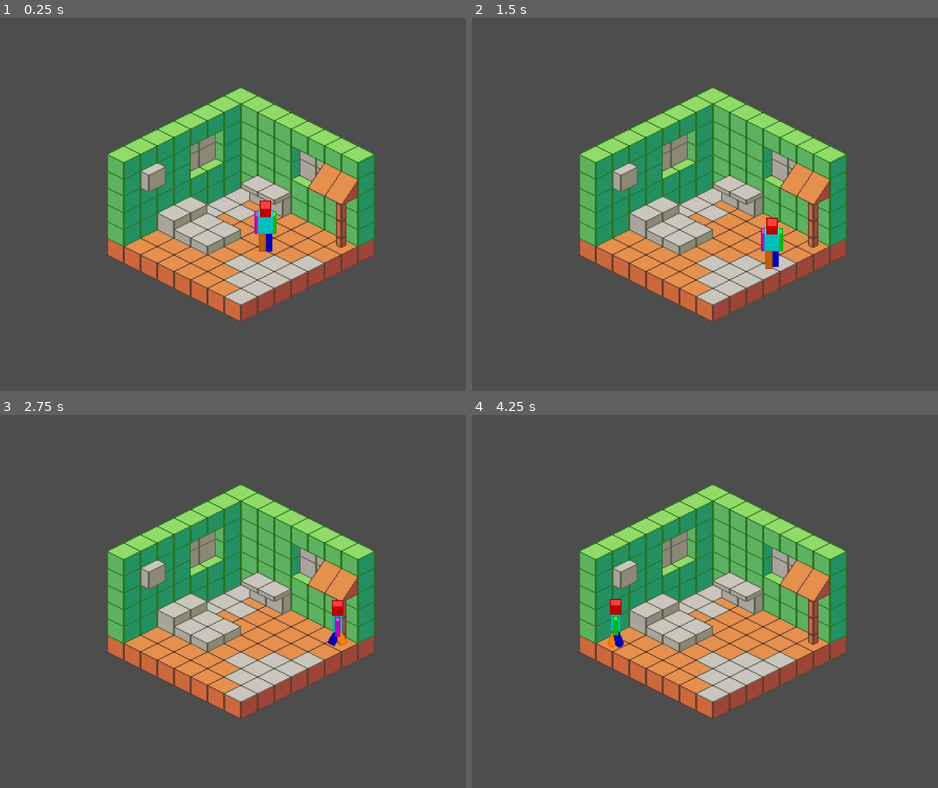
Above: before the commit, frames 1-4 (two rows, left to right).
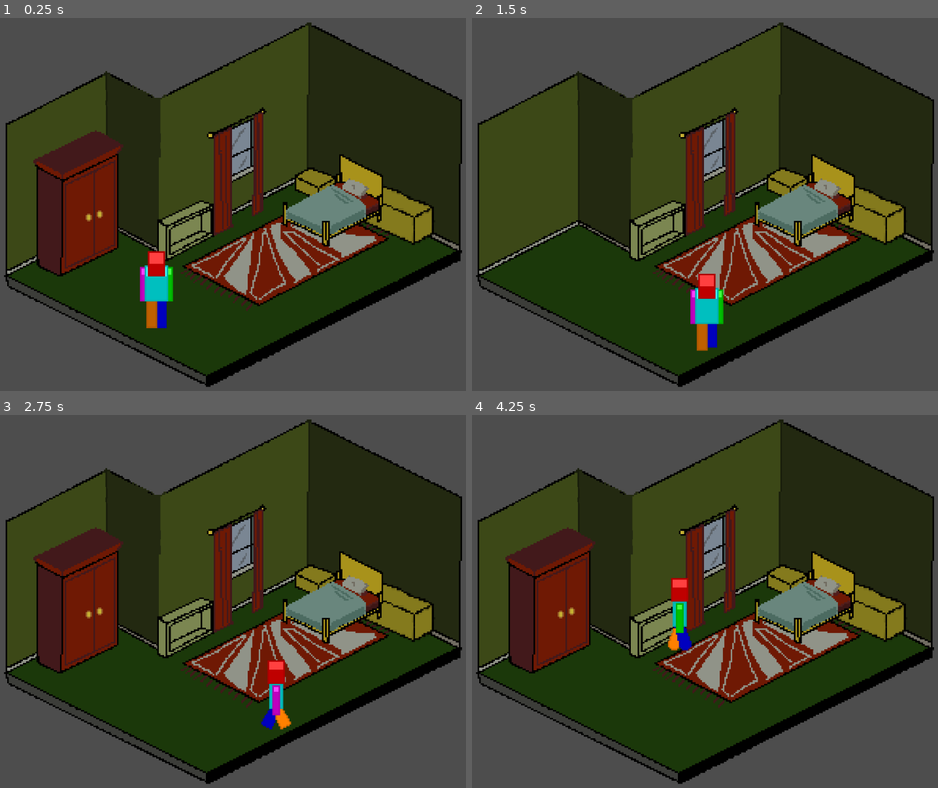
Above: after the commit, the same moments.

Repository: UMKC-GDT/Team2sprint
Game: Godot game, scene res://Scenes/Bedroom.tscn
Same seed, same stepped clock (60 frames per second), same inputs: the game is played once before the commit and once after it. Before the commit the project starts from res://Scenes/isometricTileset.tscn.
Inputs (mouse positions are in pixels of both pictures, inside the frame that each line leads up to):
- Up to frame 1 (0.25 s): no input
- Up to frame 2 (1.5 s): tap Enter at 0.5 s; move the mouse to (812, 144) at 0.52 s; press the mouse at (812, 144) at 0.53 s; hold Right (move_right) 0.53-1.28 s; move the mouse to (593, 197) at 1.27 s; release the mouse at (593, 197) at 1.28 s; hold Down (move_down) from 1.28 s (still down); click (593, 197) at 1.35 s
- Up to frame 3 (2.75 s): move the mouse to (274, 452) at 2.02 s; release Down (move_down) at 2.03 s; press the mouse at (274, 452) at 2.03 s; hold Right (move_right) from 2.03 s (still down)
- Up to frame 4 (4.25 s): move the mouse to (667, 672) at 2.77 s; release Right (move_right) at 2.78 s; release the mouse at (667, 672) at 2.78 s; hold W (move_up) 2.78-3.53 s; click (667, 672) at 2.85 s; move the mouse to (854, 646) at 3.52 s; press the mouse at (854, 646) at 3.53 s; hold Left (move_left) from 3.53 s (still down)

The runs differ from the first frame. In frame 1, 67% of the frame differs, in the area x 0-100%, y 1-99%; in frame 2, 67%; in frame 3, 67%; in frame 4, 67%.

Commit message:
idk

Diff:
--- a/Scenes/Bedroom.tscn
+++ b/Scenes/Bedroom.tscn
@@ -2,13 +2,13 @@
 
 [ext_resource type="Texture2D" uid="uid://cclvn8yks1m0c" path="res://Assets/V1_BGandAssets-20260928T203720Z-1-001/V1_BGandAssets/bg_plain_v1.png" id="1_iwh4a"]
 [ext_resource type="PackedScene" uid="uid://bm6diafjv2hj6" path="res://Scenes/Character.tscn" id="2_0y5hw"]
-[ext_resource type="PackedScene" uid="uid://vg4gb32xhwrw" path="res://Scenes/rug.tscn" id="3_iwh4a"]
-[ext_resource type="PackedScene" uid="uid://8k1a80squec0" path="res://Scenes/nightstand.tscn" id="4_o0d8c"]
-[ext_resource type="PackedScene" uid="uid://coxoi58qf3bcn" path="res://Scenes/dresser.tscn" id="5_o633n"]
-[ext_resource type="PackedScene" uid="uid://8yswdmachr33" path="res://Scenes/bed.tscn" id="6_rsf82"]
-[ext_resource type="PackedScene" uid="uid://7sn7hra0hy3g" path="res://Scenes/wardrobe.tscn" id="7_qt6gd"]
-[ext_resource type="PackedScene" uid="uid://di46rsmtr4wyk" path="res://Scenes/shoebox.tscn" id="8_t6n27"]
-[ext_resource type="PackedScene" uid="uid://c0yh2j1q1ttop" path="res://Scenes/curtains.tscn" id="9_23pcv"]
+[ext_resource type="PackedScene" uid="uid://vg4gb32xhwrw" path="res://Scenes/bedrooom_objects/rug.tscn" id="3_iwh4a"]
+[ext_resource type="PackedScene" uid="uid://8k1a80squec0" path="res://Scenes/bedrooom_objects/nightstand.tscn" id="4_o0d8c"]
+[ext_resource type="PackedScene" uid="uid://coxoi58qf3bcn" path="res://Scenes/bedrooom_objects/dresser.tscn" id="5_o633n"]
+[ext_resource type="PackedScene" uid="uid://8yswdmachr33" path="res://Scenes/bedrooom_objects/bed.tscn" id="6_rsf82"]
+[ext_resource type="PackedScene" uid="uid://7sn7hra0hy3g" path="res://Scenes/bedrooom_objects/wardrobe.tscn" id="7_qt6gd"]
+[ext_resource type="PackedScene" uid="uid://di46rsmtr4wyk" path="res://Scenes/bedrooom_objects/shoebox.tscn" id="8_t6n27"]
+[ext_resource type="PackedScene" uid="uid://c0yh2j1q1ttop" path="res://Scenes/bedrooom_objects/curtains.tscn" id="9_23pcv"]
 
 [sub_resource type="RectangleShape2D" id="RectangleShape2D_f7e2x"]
 size = Vector2(611.9302, 12.935608)
@@ -103,3 +103,6 @@
 [node name="Character" parent="." unique_id=1049770983 instance=ExtResource("2_0y5hw")]
 position = Vector2(363, 725)
 scale = Vector2(3, 3)
+
+[node name="Camera2D" type="Camera2D" parent="." unique_id=1009191293]
+position = Vector2(494, 500)
--- a/Scenes/bed.tscn
+++ b/Scenes/bedrooom_objects/bed.tscn
@@ -1,12 +1,14 @@
 [gd_scene format=3 uid="uid://8yswdmachr33"]
 
 [ext_resource type="Texture2D" uid="uid://d2fdcjq1dgjmo" path="res://Assets/V1_BGandAssets-20260928T203720Z-1-001/V1_BGandAssets/bed_v1.png" id="1_yfxyx"]
-[ext_resource type="Script" uid="uid://b47hfv4ncjc2m" path="res://Scenes/bed.gd" id="2_8uqln"]
+[ext_resource type="Script" uid="uid://b47hfv4ncjc2m" path="res://Scripts/bedroom_objects/bed.gd" id="2_8uqln"]
+[ext_resource type="Texture2D" uid="uid://cyaybipdoc5af" path="res://Assets/V1_BGandAssets-20260928T203720Z-1-001/V1_BGandAssets/closet_v1.png" id="3_dgk5o"]
 
 [node name="Bed" type="Sprite2D" unique_id=1699425684]
 scale = Vector2(2.989584, 3.0222225)
 texture = ExtResource("1_yfxyx")
 script = ExtResource("2_8uqln")
+highlight_texture = ExtResource("3_dgk5o")
 
 [node name="Area2D" type="Area2D" parent="." unique_id=708808011]
 
--- a/Scenes/curtains.tscn
+++ b/Scenes/bedrooom_objects/curtains.tscn
@@ -1,7 +1,7 @@
 [gd_scene format=3 uid="uid://c0yh2j1q1ttop"]
 
 [ext_resource type="Texture2D" uid="uid://dncnvuh8an5ly" path="res://Assets/V1_BGandAssets-20260928T203720Z-1-001/V1_BGandAssets/curtains_v1.png" id="1_mvm28"]
-[ext_resource type="Script" uid="uid://d3d4w7dhusjkk" path="res://Scenes/curtains.gd" id="2_3iljt"]
+[ext_resource type="Script" uid="uid://d3d4w7dhusjkk" path="res://Scripts/bedroom_objects/curtains.gd" id="2_3iljt"]
 
 [node name="Curtains" type="Sprite2D" unique_id=1852586239]
 scale = Vector2(3.1684213, 3.1428578)
--- a/Scenes/dresser.tscn
+++ b/Scenes/bedrooom_objects/dresser.tscn
@@ -1,7 +1,7 @@
 [gd_scene format=3 uid="uid://coxoi58qf3bcn"]
 
 [ext_resource type="Texture2D" uid="uid://cupwcfdwwyuv7" path="res://Assets/V1_BGandAssets-20260928T203720Z-1-001/V1_BGandAssets/bigger_placeholder_block_v1.png" id="1_t1abr"]
-[ext_resource type="Script" uid="uid://cg347x33vxwpf" path="res://Scenes/dresser.gd" id="2_0j27c"]
+[ext_resource type="Script" uid="uid://cg347x33vxwpf" path="res://Scripts/bedroom_objects/dresser.gd" id="2_0j27c"]
 
 [node name="Dresser" type="Sprite2D" unique_id=382749505]
 scale = Vector2(3.2151163, 3.296052)
--- a/Scenes/nightstand.tscn
+++ b/Scenes/bedrooom_objects/nightstand.tscn
@@ -1,7 +1,7 @@
 [gd_scene format=3 uid="uid://8k1a80squec0"]
 
 [ext_resource type="Texture2D" uid="uid://ba1kmkapbtwxt" path="res://Assets/V1_BGandAssets-20260928T203720Z-1-001/V1_BGandAssets/placeholder_block_v1.png" id="1_qh6by"]
-[ext_resource type="Script" uid="uid://c0anv0f85gwo2" path="res://Scenes/nightstand.gd" id="2_pislf"]
+[ext_resource type="Script" uid="uid://c0anv0f85gwo2" path="res://Scripts/bedroom_objects/nightstand.gd" id="2_pislf"]
 
 [node name="Nightstand" type="Sprite2D" unique_id=1508232984]
 scale = Vector2(2.9209175, 3.1737807)
--- a/Scenes/rug.tscn
+++ b/Scenes/bedrooom_objects/rug.tscn
@@ -1,7 +1,7 @@
 [gd_scene format=3 uid="uid://vg4gb32xhwrw"]
 
 [ext_resource type="Texture2D" uid="uid://cdov5ew6lb11h" path="res://Assets/V1_BGandAssets-20260928T203720Z-1-001/V1_BGandAssets/carpet_v1.png" id="1_72525"]
-[ext_resource type="Script" uid="uid://b6os80stvyupo" path="res://Scenes/rug.gd" id="2_a24m1"]
+[ext_resource type="Script" uid="uid://b6os80stvyupo" path="res://Scripts/bedroom_objects/rug.gd" id="2_a24m1"]
 
 [node name="Rug" type="Sprite2D" unique_id=1689549767]
 scale = Vector2(3.0372343, 3.1111104)
--- a/Scenes/shoebox.tscn
+++ b/Scenes/bedrooom_objects/shoebox.tscn
@@ -1,7 +1,7 @@
 [gd_scene format=3 uid="uid://di46rsmtr4wyk"]
 
 [ext_resource type="Texture2D" uid="uid://bkkd3y2y3cqyo" path="res://Assets/V1_BGandAssets-20260928T203720Z-1-001/V1_BGandAssets/weird_cabinent_v1.png" id="1_7bua8"]
-[ext_resource type="Script" uid="uid://gte5y15am0ga" path="res://Scenes/shoebox.gd" id="2_lbbba"]
+[ext_resource type="Script" uid="uid://gte5y15am0ga" path="res://Scripts/bedroom_objects/shoebox.gd" id="2_lbbba"]
 
 [node name="Shelf" type="Sprite2D" unique_id=1713826047]
 scale = Vector2(3.1925282, 3.0595245)
--- a/Scenes/wardrobe.tscn
+++ b/Scenes/bedrooom_objects/wardrobe.tscn
@@ -1,7 +1,7 @@
 [gd_scene format=3 uid="uid://7sn7hra0hy3g"]
 
 [ext_resource type="Texture2D" uid="uid://cyaybipdoc5af" path="res://Assets/V1_BGandAssets-20260928T203720Z-1-001/V1_BGandAssets/closet_v1.png" id="1_6b8cd"]
-[ext_resource type="Script" uid="uid://cip4k7sm4g48x" path="res://Scenes/wardrobe.gd" id="2_flhbc"]
+[ext_resource type="Script" uid="uid://cip4k7sm4g48x" path="res://Scripts/bedroom_objects/wardrobe.gd" id="2_flhbc"]
 
 [node name="Wardrobe" type="Sprite2D" unique_id=1144019204]
 scale = Vector2(3.015464, 3.0080643)
--- a/Scenes/curtains.gd
+++ b/Scripts/bedroom_objects/bed.gd
@@ -1,10 +1,15 @@
 extends Sprite2D
 
+@export var highlight_texture:Texture2D
+
+@onready var main_texture:Texture2D = self.texture
 
 var mouse_on = false
 
 func _on_area_2d_mouse_entered() -> void:
 	mouse_on = true
+	self.texture = highlight_texture
 
 func _on_area_2d_mouse_exited() -> void:
 	mouse_on = false
+	self.texture = main_texture
--- a/Scenes/dresser.gd
+++ b/Scripts/bedroom_objects/curtains.gd
@@ -1,10 +1,15 @@
 extends Sprite2D
 
+@export var highlight_texture:Texture2D
+
+@onready var main_texture:Texture2D = self.texture
 
 var mouse_on = false
 
 func _on_area_2d_mouse_entered() -> void:
 	mouse_on = true
+	self.texture = highlight_texture
 
 func _on_area_2d_mouse_exited() -> void:
 	mouse_on = false
+	self.texture = main_texture
--- a/Scenes/nightstand.gd
+++ b/Scripts/bedroom_objects/dresser.gd
@@ -1,10 +1,15 @@
 extends Sprite2D
 
+@export var highlight_texture:Texture2D
+
+@onready var main_texture:Texture2D = self.texture
 
 var mouse_on = false
 
 func _on_area_2d_mouse_entered() -> void:
 	mouse_on = true
+	self.texture = highlight_texture
 
 func _on_area_2d_mouse_exited() -> void:
 	mouse_on = false
+	self.texture = main_texture
--- a/Scenes/rug.gd
+++ b/Scripts/bedroom_objects/nightstand.gd
@@ -1,10 +1,15 @@
 extends Sprite2D
 
+@export var highlight_texture:Texture2D
+
+@onready var main_texture:Texture2D = self.texture
 
 var mouse_on = false
 
 func _on_area_2d_mouse_entered() -> void:
 	mouse_on = true
+	self.texture = highlight_texture
 
 func _on_area_2d_mouse_exited() -> void:
 	mouse_on = false
+	self.texture = main_texture
--- a/Scenes/shoebox.gd
+++ b/Scripts/bedroom_objects/rug.gd
@@ -1,10 +1,15 @@
 extends Sprite2D
 
+@export var highlight_texture:Texture2D
+
+@onready var main_texture:Texture2D = self.texture
 
 var mouse_on = false
 
 func _on_area_2d_mouse_entered() -> void:
 	mouse_on = true
+	self.texture = highlight_texture
 
 func _on_area_2d_mouse_exited() -> void:
 	mouse_on = false
+	self.texture = main_texture
--- a/Scenes/wardrobe.gd
+++ b/Scripts/bedroom_objects/shoebox.gd
@@ -1,10 +1,15 @@
 extends Sprite2D
 
+@export var highlight_texture:Texture2D
+
+@onready var main_texture:Texture2D = self.texture
 
 var mouse_on = false
 
 func _on_area_2d_mouse_entered() -> void:
 	mouse_on = true
+	self.texture = highlight_texture
 
 func _on_area_2d_mouse_exited() -> void:
 	mouse_on = false
+	self.texture = main_texture
--- a/Scenes/bed.gd
+++ b/Scripts/bedroom_objects/wardrobe.gd
@@ -1,9 +1,15 @@
 extends Sprite2D
+
+@export var highlight_texture:Texture2D
+
+@onready var main_texture:Texture2D = self.texture
 
 var mouse_on = false
 
 func _on_area_2d_mouse_entered() -> void:
 	mouse_on = true
+	self.texture = highlight_texture
 
 func _on_area_2d_mouse_exited() -> void:
 	mouse_on = false
+	self.texture = main_texture
--- a/project.godot
+++ b/project.godot
@@ -11,7 +11,7 @@
 [application]
 
 config/name="Puzzle Minigame"
-run/main_scene="uid://c7c0lkervqlk6"
+run/main_scene="uid://dhuojvth6uege"
 config/features=PackedStringArray("4.7", "GL Compatibility")
 
 [display]
Renamed: Scenes/bed.gd.uid -> Scripts/bedroom_objects/bed.gd.uid
Renamed: Scenes/curtains.gd.uid -> Scripts/bedroom_objects/curtains.gd.uid
Renamed: Scenes/dresser.gd.uid -> Scripts/bedroom_objects/dresser.gd.uid
Renamed: Scenes/nightstand.gd.uid -> Scripts/bedroom_objects/nightstand.gd.uid
Renamed: Scenes/rug.gd.uid -> Scripts/bedroom_objects/rug.gd.uid
Renamed: Scenes/shoebox.gd.uid -> Scripts/bedroom_objects/shoebox.gd.uid
Renamed: Scenes/wardrobe.gd.uid -> Scripts/bedroom_objects/wardrobe.gd.uid
